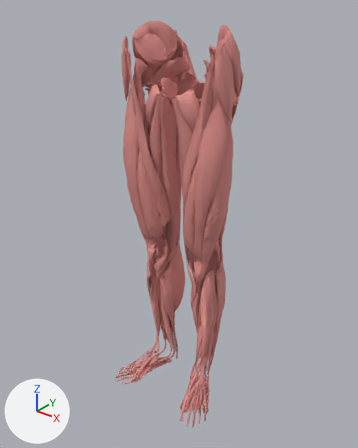
The glTF model public/models/muscles-membre-inf.lo.glb, before and after one commit.
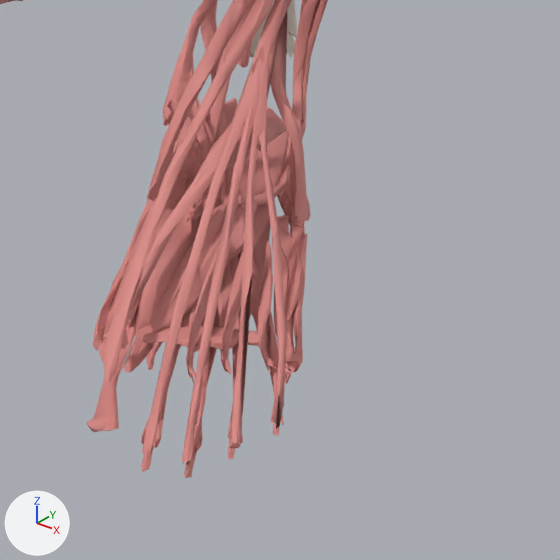
The first picture shows the older version from a camera (50 mm lens) standing at (0.739, -1.012, 1.031) and looking at (0.001, -0.09, 0.459). The close-ups show the older and then the newer version on the part from 47% to 68% of the width and 81% to 98% of the height of that picture. Only the edits that show in the close-ups are written down. Lighting does not change. The marker at lower left points along +X, +Y and +Z. Where no turn or scale is listed for an object, it has been applied to the vertices.

In view in the first close-up: 'FJ1393M', 'FJ1398M', 'FJ1406M', 'FJ1407M', 'FJ1408M', 'FJ1411M', 'FJ1412M', 'FJ1413M', 'FJ1414M', 'FJ1415M', 'FJ1439M', 'FJ1440M' and 17 more.
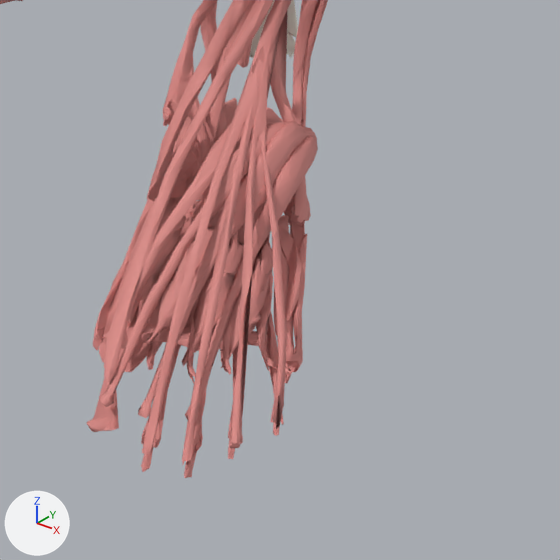
What changed in the scene script:
```text
Add me_za_interosseux_dorsaux_pied_g:
    me_za_interosseux_dorsaux_pied_g.from_pydata(...)  # 249 vertices, 483 faces; spans x -0.0256..0.0256, y -0.0329..0.0329, z -0.0176..0.0176
    me_za_interosseux_dorsaux_pied_g.materials.append(mat_0_7_0_26_0_24)  # pink #da8b86
Add me_za_court_extenseur_orteils_g:
    me_za_court_extenseur_orteils_g.from_pydata(...)  # 403 vertices, 795 faces; spans x -0.0214..0.0214, y -0.0705..0.0705, z -0.0282..0.0282
    me_za_court_extenseur_orteils_g.materials.append(mat_0_7_0_26_0_24)  # pink #da8b86
Add ob_za_interosseux_dorsaux_pied_g:
    ob_za_interosseux_dorsaux_pied_g = bpy.data.objects.new('ZA-interosseux-dorsaux-pied-g', me_za_interosseux_dorsaux_pied_g)
    ob_za_interosseux_dorsaux_pied_g.location = (0.1097, -0.1564, -0.0447)
Add ob_za_court_extenseur_orteils_g:
    ob_za_court_extenseur_orteils_g = bpy.data.objects.new('ZA-court-extenseur-orteils-g', me_za_court_extenseur_orteils_g)
    ob_za_court_extenseur_orteils_g.location = (0.1199, -0.1448, -0.0363)
```

Changed parts and their boxes [x1, y1, x2, y2] in the close-ups (560 x 560 px):
'ZA-court-extenseur-orteils-g', added (pink)
    after: [99, 121, 318, 420]
'ZA-interosseux-dorsaux-pied-g', added (pink)
    after: [135, 196, 273, 368]
'FJ1393M', unchanged, covered by the edit
    before: [118, 176, 199, 374]
    after: [124, 176, 199, 372]
'FJ1398M', unchanged, covered by the edit
    before: [148, 195, 258, 333]
    after: [148, 207, 255, 331]
'FJ1412M', unchanged, covered by the edit
    before: [226, 131, 288, 251]
    after: [253, 204, 264, 230]
